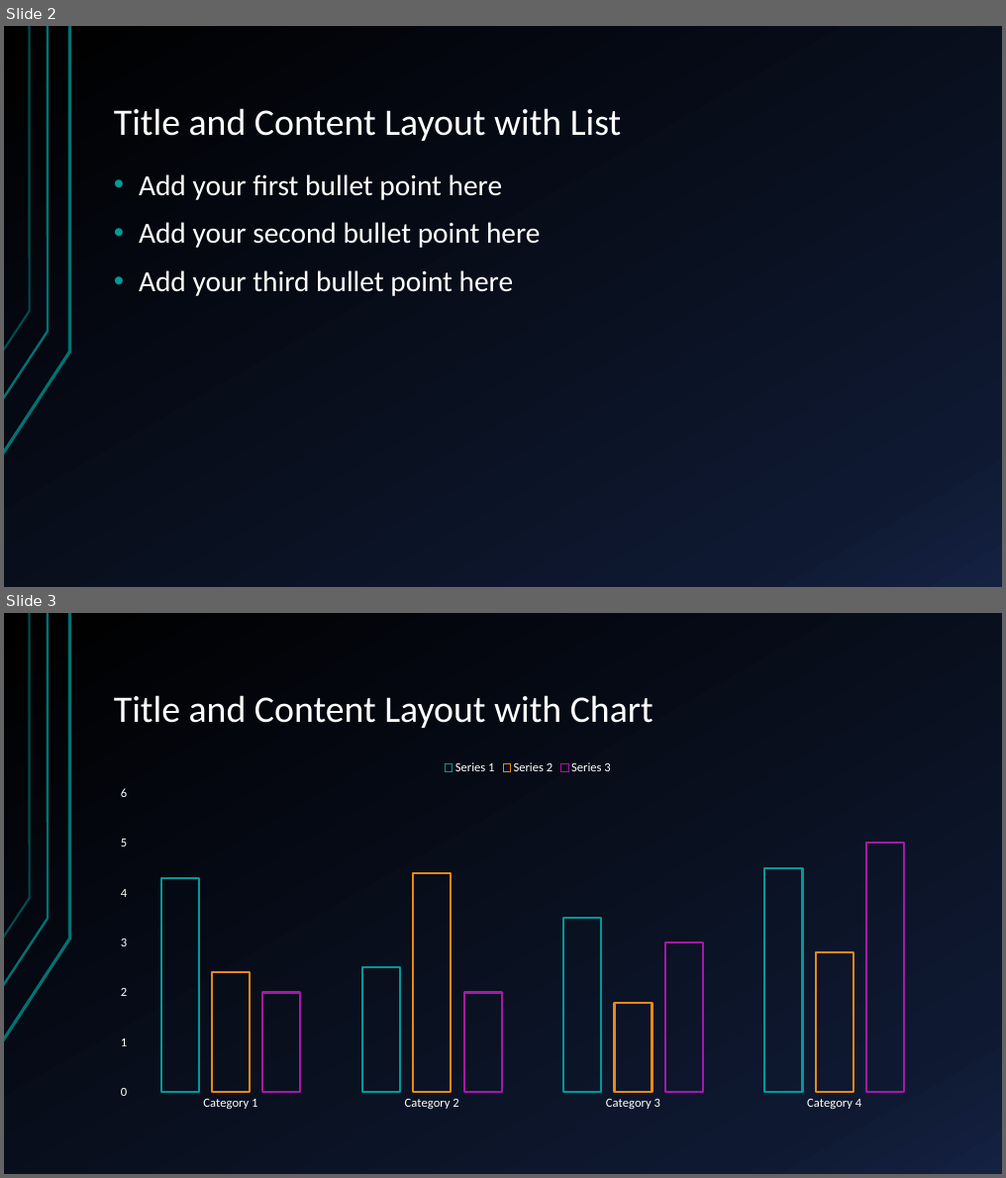
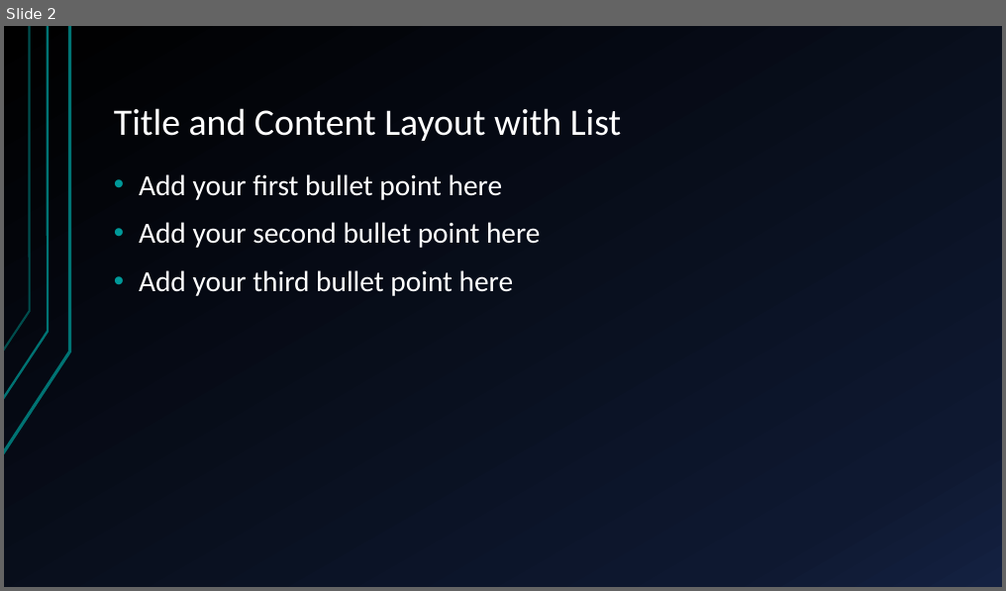
Before and after one commit to yasenstar/learn_graphdb, a slide deck: neo4j/neo4j_fundamentals/Neo4j_Fundamentals.pptx. Shown one above the other, each under a label of ours: slides 2 and 3 before the commit, slide 2 after it. The pictures are 1006x1178 and 1006x591 pixels, drawn with LibreOffice and Linux fonts; fonts in the diff are those of the drawing. Boxes give left, top, right and bottom in pixels: in the first picture for what was removed or moved away, otherwise in the second. Text is boxed around its words. In the diff, an @@ line names an element or a change of style, - is before the commit and + after.

```diff
--- a/neo4j/neo4j_fundamentals/Neo4j_Fundamentals.pptx
+++ b/neo4j/neo4j_fundamentals/Neo4j_Fundamentals.pptx
@@ slide 3 removed at (4,613,1002,1174), background gradient #000000 to #0F1931 to #142242; not listed: 3 template elements that a slide beside it also shows @@
@@ title removed at (114,695,653,728) @@
-Title and Content Layout with Chart
@@ column chart removed at (104,753,951,1118) @@
-categories: Category 1, Category 2, Category 3, Category 4
-Series 1: 4.3, 2.5, 3.5, 4.5
-Series 2: 2.4, 4.4, 1.8, 2.8
-Series 3: 2, 2, 3, 5
```
Also in this commit, not shown: 1 slide changed, 8 other slides removed.
